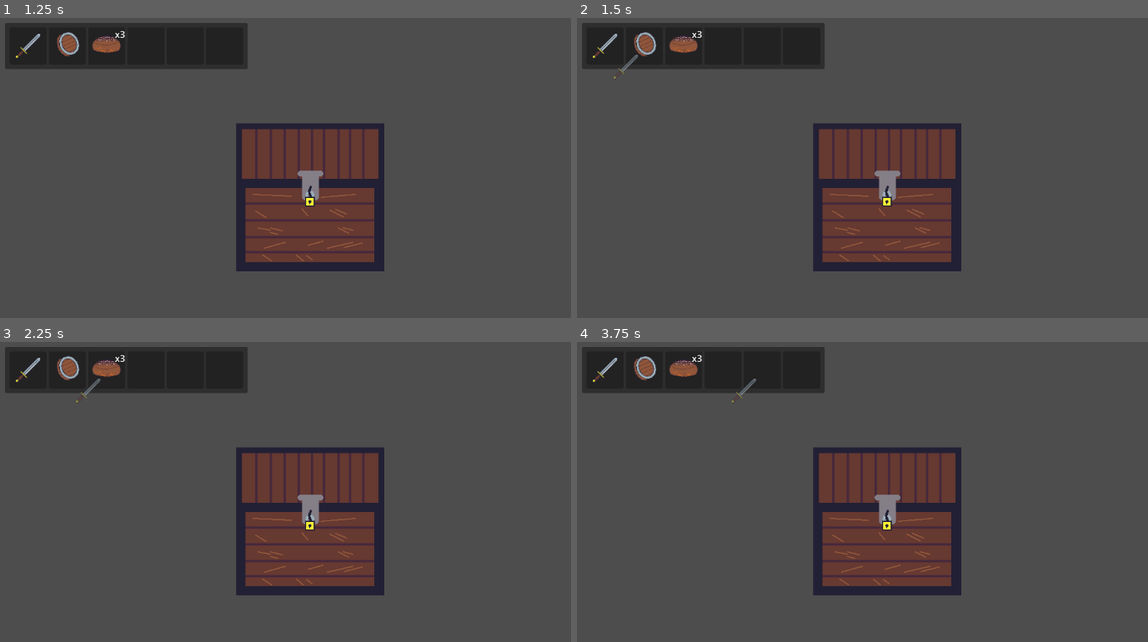
Above: before the commit, frames 1-4 (two rows, left to right).
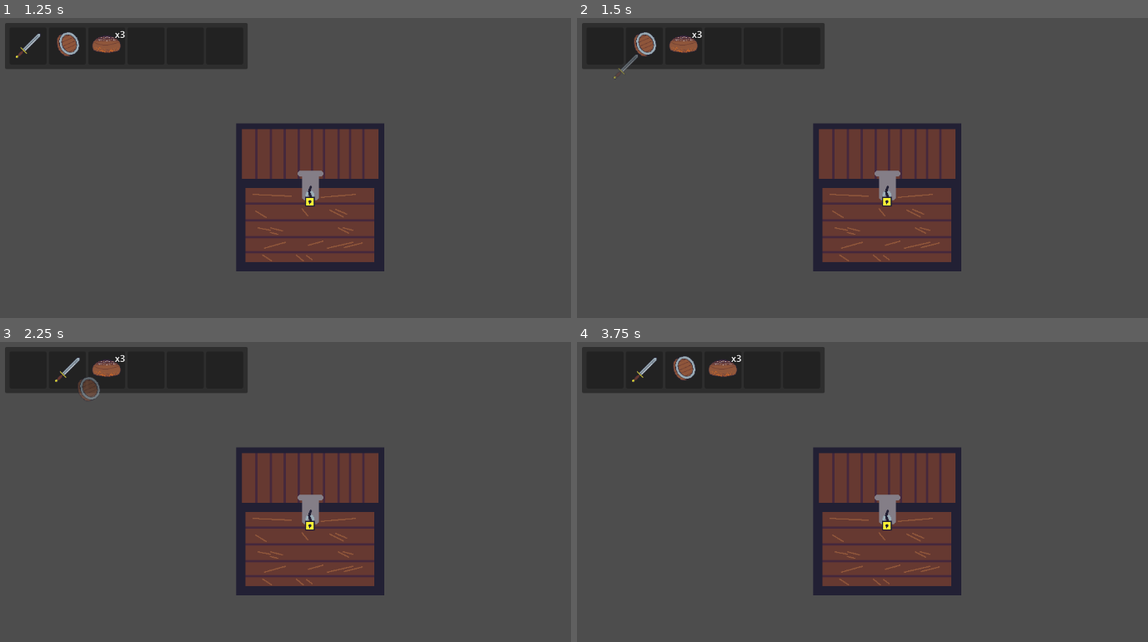
Above: after the commit, the same moments.

Repository: QGeeDev/CraftVentory2D
Game: Godot game, scene res://examples/ExampleScene.tscn
Same seed, same stepped clock (60 frames per second), same inputs: the game is played once before the commit and once after it.
Inputs (mouse positions are in pixels of both pictures, inside the frame that each line leads up to):
- Up to frame 1 (1.25 s): tap Enter at 0.5 s; move the mouse to (308, 198) at 0.52 s; click (308, 198) at 0.67 s
- Up to frame 2 (1.5 s): tap Space at 1.25 s; move the mouse to (605, 45) at 1.27 s; click (605, 45) at 1.42 s
- Up to frame 3 (2.25 s): tap Enter at 2 s; move the mouse to (68, 369) at 2.02 s; click (68, 369) at 2.17 s
- Up to frame 4 (3.75 s): tap Space at 2.75 s; move the mouse to (685, 369) at 2.77 s; click (685, 369) at 2.92 s; tap Enter at 3.5 s; move the mouse to (725, 369) at 3.52 s; click (725, 369) at 3.67 s

Frame 1 is identical in both runs. In frame 2, less than 0.1% of the frame differs, in the area x 2-8%, y 5-14%; in frame 3, 0.5%; in frame 4, 0.9%, in the area x 2-32%, y 4-21%.

Commit message:
Added move function to inventory

Diff:
--- a/data/inventory/inventory_data.gd
+++ b/data/inventory/inventory_data.gd
@@ -2,6 +2,7 @@
 extends Resource
 
 signal inventory_interact(inventory_data: InventoryData, index: int, button: int)
+signal inventory_updated(inventory_data: InventoryData)
 
 @export var inventory_slots: Array[InventorySlot] = [];
 
@@ -9,4 +10,21 @@
 	inventory_interact.emit(self, index, button)
 
 func get_slot_data(index: int) -> InventorySlot:
-	return inventory_slots[index]
+	var slot = inventory_slots[index]
+
+	if slot != null:
+		inventory_slots[index] = null
+		inventory_updated.emit(self)
+		return slot
+	else:
+		return null
+
+func set_slot_data(slot_data: InventorySlot, index:int) -> InventorySlot:
+	var slot = inventory_slots[index]
+	inventory_slots[index] = slot_data
+	inventory_updated.emit(self)
+
+	if slot != null:
+		return slot
+	else:
+		return null
--- a/examples/InventoryInterface.gd
+++ b/examples/InventoryInterface.gd
@@ -17,6 +17,8 @@
 	match[held_slot_data, button]:
 		[null, MOUSE_BUTTON_LEFT]:
 			held_slot_data = inventory_data.get_slot_data(index)
+		[_, MOUSE_BUTTON_LEFT]:
+			held_slot_data = inventory_data.set_slot_data(held_slot_data, index)
 
 	update_selected_slot()
 
--- a/scenes/Inventory.gd
+++ b/scenes/Inventory.gd
@@ -5,6 +5,7 @@
 @onready var item_grid = $MarginContainer/ItemGrid
 
 func set_inventory_data(inventory_data: InventoryData) -> void:
+	inventory_data.inventory_updated.connect(create_item_grid)
 	create_item_grid(inventory_data)
 
 func create_item_grid(inventory_data: InventoryData) -> void:
--- a/scenes/InventorySlot.gd
+++ b/scenes/InventorySlot.gd
@@ -22,3 +22,5 @@
 	if(slotData.quantity > 1):
 		quantity_label.text = "x%s" % slotData.quantity
 		quantity_label.show()
+	else:
+		quantity_label.hide()
